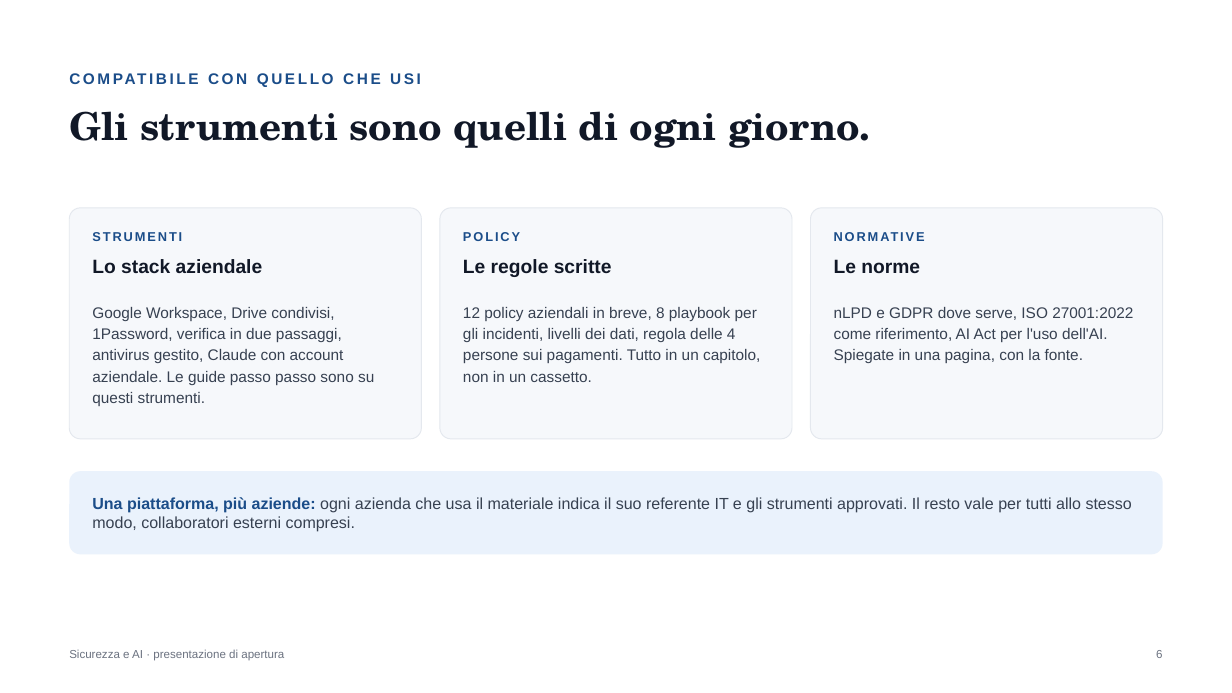
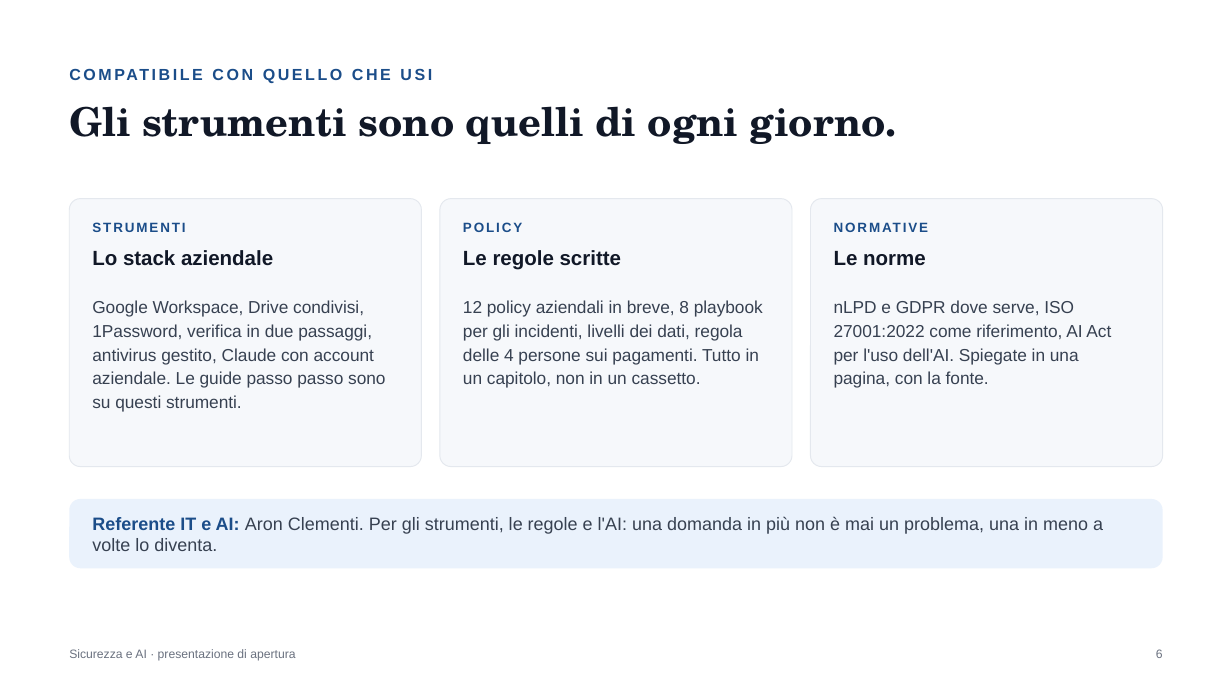
Before and after one commit to Mr-Hodler/IT-Security-AI-CrossCompany, a slide deck: slide 6 of Presentazione di apertura, Sicurezza e AI.pptx. Drawn at 1232x693 pixels with LibreOffice and Linux fonts; fonts in the diff are those of the drawing. Boxes give left, top, right and bottom in pixels: in the first picture for what was removed or moved away, otherwise in the second. Text is boxed around its words. In the diff, an @@ line names an element or a change of style, - is before the commit and + after.

Commit message:
Parte 2 v1.7 tech stack opzionale e guida 1Password, AI Parte 1 v1.4 tutorial skill e connettori, apertura v2

```diff
--- a/Presentazione di apertura, Sicurezza e AI.pptx
+++ b/Presentazione di apertura, Sicurezza e AI.pptx
@@ text "COMPATIBILE CON QUELLO CHE USI" at (281,351,309,361): size 12 to 12.5 pt @@
@@ text "Gli strumenti sono quelli di ..." at (69,106,897,144): size 30 to 31 pt @@
@@ rounded rectangle: place and size @@
-rounded rectangle at (69,208,421,439)
+rounded rectangle at (69,199,421,467)
@@ rounded rectangle: place and size @@
-rounded rectangle at (440,208,792,439)
+rounded rectangle at (440,199,792,467)
@@ rounded rectangle: place and size @@
-rounded rectangle at (811,208,1163,439)
+rounded rectangle at (811,199,1163,467)
@@ size 10 to 10.5 pt in 3 elements at (92,222,185,232), (463,222,522,232), (834,219,1140,242) @@
@@ 6 texts: place and size @@
-6 texts at (92,228,1140,277)
+6 texts at (92,219,1140,270)
@@ size 15 to 16 pt in 3 elements at (92,250,273,266), (463,250,621,270), (834,251,926,266) @@
@@ text "Google Workspace, Drive condivisi, 1Password, ...": place and size @@
-text "Google Workspace, Drive condivisi, 1Password, ..." at (92,307,374,406)
+text "Google Workspace, Drive condivisi, 1Password, ..." at (92,300,385,412)
@@ text "12 policy aziendali in breve, ...": place and size @@
-text "12 policy aziendali in breve, ..." at (463,307,760,382)
+text "12 policy aziendali in breve, ..." at (463,300,763,388)
@@ size 12 to 13.5 pt in 3 elements at (92,300,385,412), (463,300,763,388), (834,300,1111,388) @@
@@ text "nLPD e GDPR dove serve, ...": place and size @@
-text "nLPD e GDPR dove serve, ..." at (834,307,1133,363)
+text "nLPD e GDPR dove serve, ..." at (834,300,1111,388)
@@ proportions changed in 4 elements at (69,199,421,467), (440,199,792,467), (811,199,1163,467), (69,499,1163,568) @@
@@ rounded rectangle: place and size @@
-rounded rectangle at (69,471,1163,555)
+rounded rectangle at (69,499,1163,568)
@@ text at (92,516,1103,551): text changed; size 12.5 to 14 pt @@
-Una piattaforma, più aziende: ogni azienda che usa il materiale indica il suo referente IT e gli strumenti approvati. Il resto vale per tutti allo stesso modo, collaboratori esterni compresi.
+Referente IT e AI: Aron Clementi. Per gli strumenti, le regole e l'AI: una domanda in più non è mai un problema, una in meno a volte lo diventa.
@@ text "Sicurezza e AI · presentazione ..." at (69,649,295,661): size 9 to 9.5 pt @@
```
Also in this commit, not shown: 7 other slides changed, 1 slide added, 3 slides removed, 4 other files.
